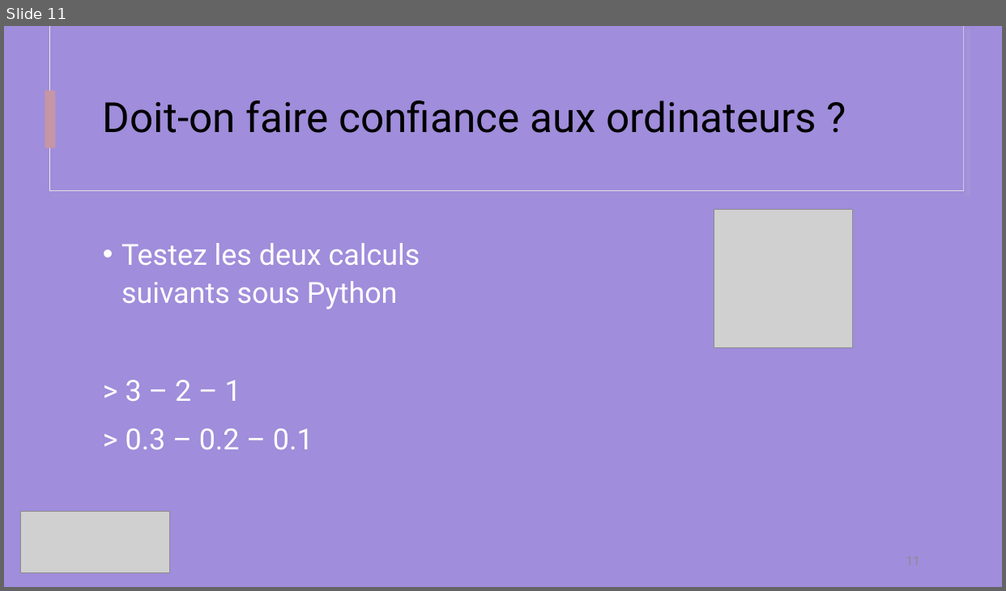
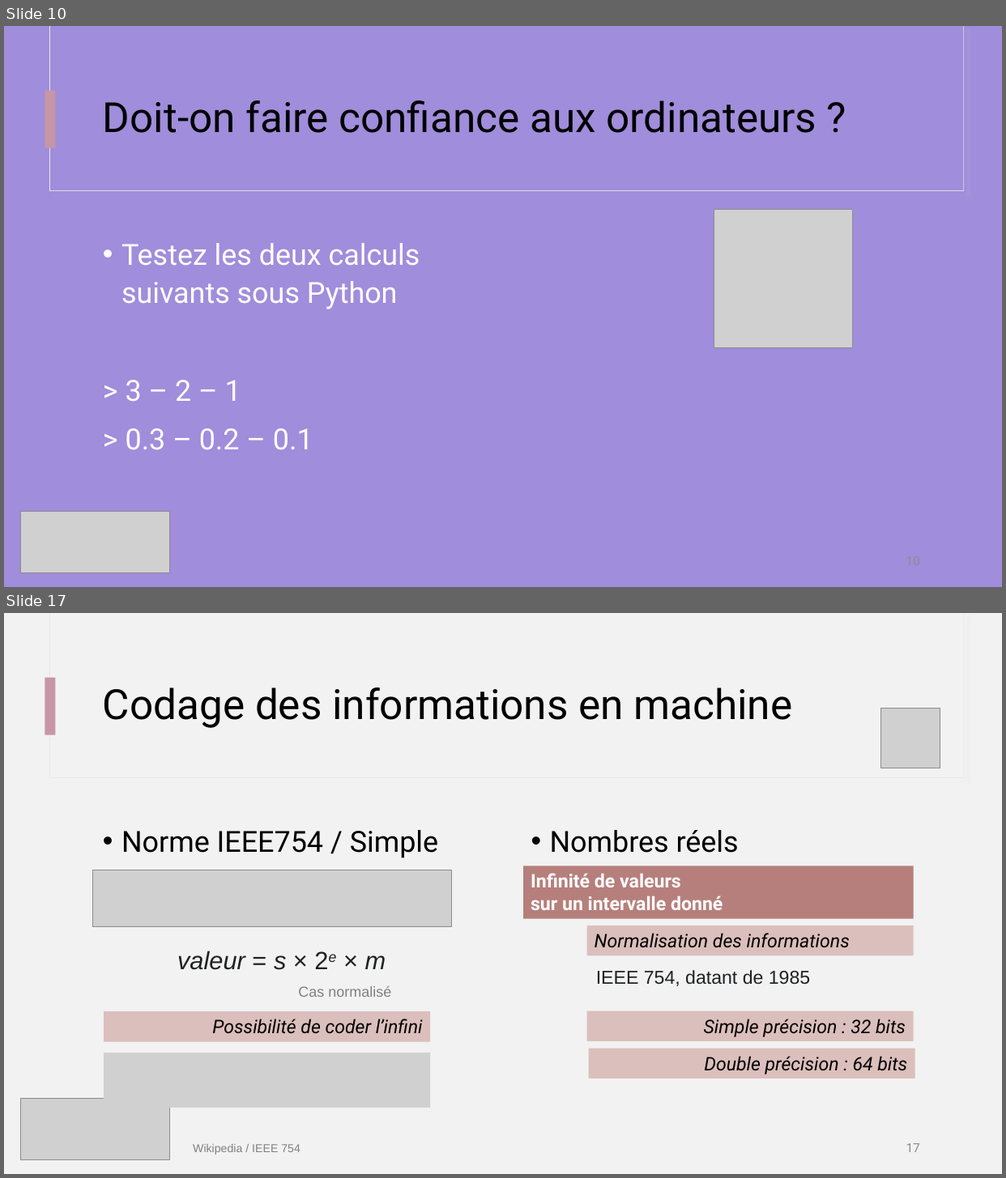
Before and after one commit to IOGS-Digital-Methods/semester-5, a slide deck: s5_outils_numeriques/b1_outils_numeriques/seance1_demistifier_python/B1_1_Demystifier_Python.pptx. Shown one above the other, each under a label of ours: slide 11 before the commit, slides 10 and 17 after it; the slides between them are not shown. The pictures are 1006x591 and 1006x1178 pixels, drawn with LibreOffice and Linux fonts; fonts in the diff are those of the drawing; grey boxes stand for pictures. Boxes give left, top, right and bottom in pixels: in the first picture for what was removed or moved away, otherwise in the second. Text is boxed around its words. In the diff, an @@ line names an element or a change of style, - is before the commit and + after.

```diff
--- a/s5_outils_numeriques/b1_outils_numeriques/seance1_demistifier_python/B1_1_Demystifier_Python.pptx
+++ b/s5_outils_numeriques/b1_outils_numeriques/seance1_demistifier_python/B1_1_Demystifier_Python.pptx
@@ slide 17 added at (4, 613, 1002, 1174), background #F2F2F2; not listed: 1 template element that a slide beside it also shows @@
@@ rectangle added at (49, 613, 964, 778), fill #F2F2F2, outline #F0E5E5 0.75 pt @@
@@ rectangle added at (50, 613, 964, 777), fill #F2F2F2 @@
@@ title added at (103, 688, 793, 728), 40 pt, text #000000 @@
+Codage des informations en machine
@@ picture added at (881, 709, 941, 769) @@
@@ text added at (121, 830, 438, 858), 28 pt, text #000000 @@
+• Norme IEEE754 / Simple
@@ text added at (550, 830, 739, 853), 28 pt, text #000000 @@
+• Nombres réels
@@ picture added at (92, 870, 451, 926) @@
@@ rectangle added at (523, 866, 914, 919), fill #B67F7B, 18 pt, text #FFFFFF, bold @@
+Infinité de valeurs
+sur un intervalle donné
@@ rectangle added at (587, 926, 914, 956), fill #DBBFBD, 18 pt, text #000000, italic @@
+Normalisation des informations
@@ text added at (177, 951, 386, 970), 24 pt, text #202122, italic @@
+valeur = s × 2e × m
@@ text added at (596, 970, 810, 986), 18 pt, text #202122 @@
+IEEE 754, datant de 1985
@@ text added at (298, 986, 391, 997), 14 pt, text #808080 @@
+Cas normalisé
@@ rectangle added at (104, 1012, 430, 1042), fill #DBBFBD, 18 pt, text #000000, italic @@
+Possibilité de coder l’infini
@@ rectangle added at (587, 1012, 914, 1041), fill #DBBFBD, 18 pt, text #000000, italic @@
+Simple précision : 32 bits
@@ rectangle added at (589, 1049, 915, 1079), fill #DBBFBD, 18 pt, text #000000, italic @@
+Double précision : 64 bits
@@ picture added at (104, 1053, 430, 1108) @@
@@ picture added at (20, 1099, 170, 1161) @@
@@ text added at (193, 1144, 300, 1155), 11 pt, text #808080 @@
+Wikipedia / IEEE 754
@@ page number added at (906, 1144, 920, 1152), 12 pt, text #8C8C8C @@
+17
@@ what was slide 11 is now slide 10 @@
```
Also in this commit, not shown: 5 slides changed, 13 other slides added, 1 slide removed, 10 other files.
